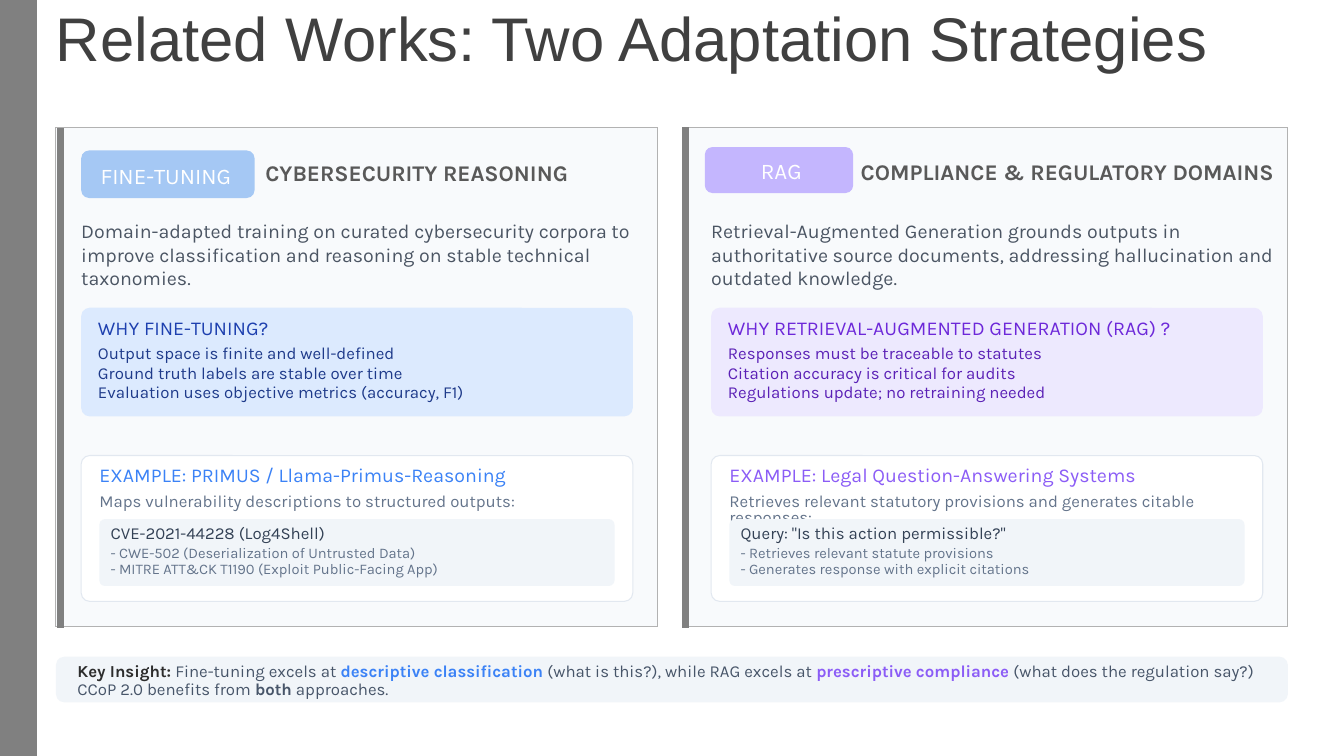
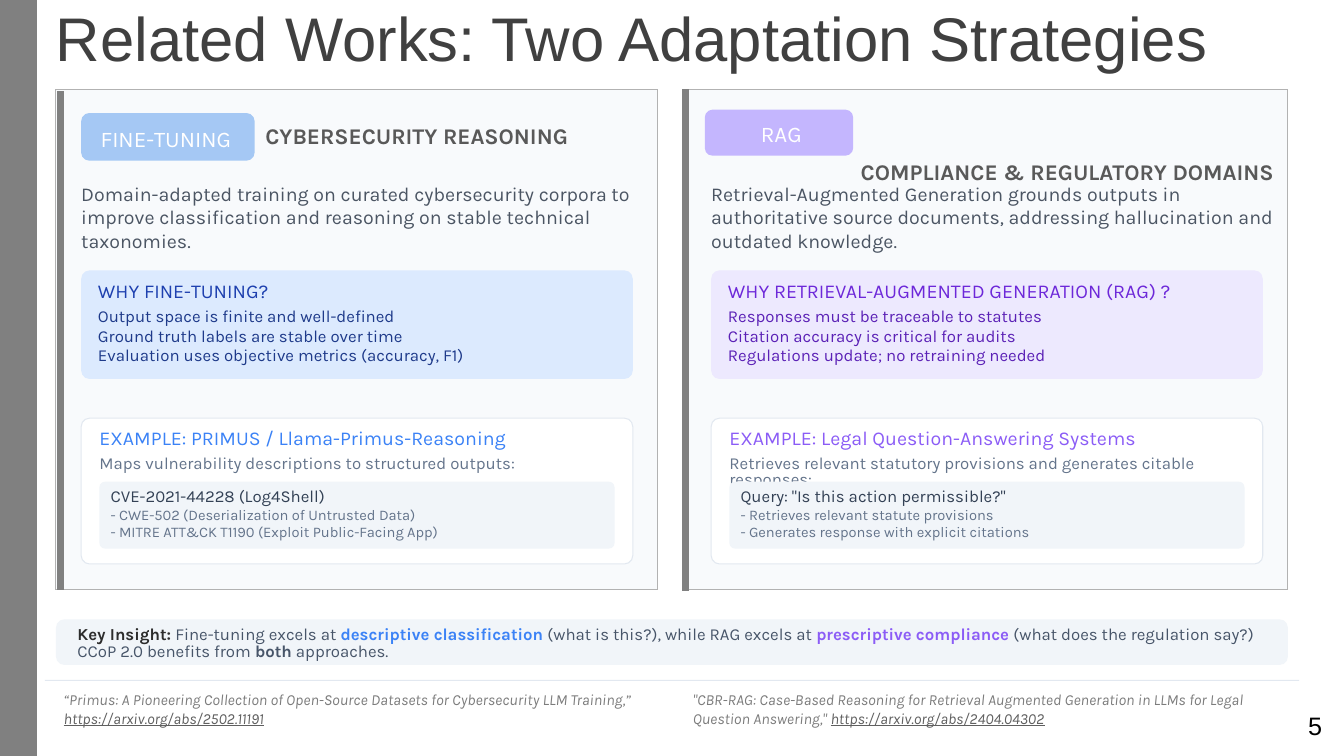
Before and after one commit to sagerstack/primus-ccop-fine-tuning, a slide deck: slide 7 of report/term1-end/MDAIE-AETher-FineTuning-LLM-CCoP-Sagar-1010736-20251219.pptx. Drawn at 1344x756 pixels with LibreOffice and Linux fonts; fonts in the diff are those of the drawing. Boxes give left, top, right and bottom in pixels: in the first picture for what was removed or moved away, otherwise in the second. Text is boxed around its words. In the diff, an @@ line names an element or a change of style, - is before the commit and + after.

```diff
--- a/report/term1-end/MDAIE-AETher-FineTuning-LLM-CCoP-Sagar-1010736-20251219.pptx
+++ b/report/term1-end/MDAIE-AETher-FineTuning-LLM-CCoP-Sagar-1010736-20251219.pptx
@@ 16 texts, 4 rectangles, 4 rounded rectangles: place and size @@
-16 texts, 4 rectangles, 4 rounded rectangles at (56, 127, 1289, 699)
+16 texts, 4 rectangles, 4 rounded rectangles at (56, 90, 1289, 661)
@@ 8 texts, 5 rounded rectangles: place and size @@
-8 texts, 5 rounded rectangles at (56, 224, 1289, 703)
+8 texts, 5 rounded rectangles at (56, 187, 1289, 664)
@@ line added from (44, 681) to (1300, 681), #E2E8F0 0.75 pt @@
@@ text added at (64, 694, 631, 728), 11 pt, text #7C7C7C, italic @@
+“Primus: A Pioneering Collection of Open-Source Datasets for Cybersecurity LLM Training,” https://arxiv.org/abs/2502.11191
@@ text added at (693, 694, 1243, 728), 11 pt, text #7C7C7C, italic @@
+"CBR-RAG: Case-Based Reasoning for Retrieval Augmented Generation in LLMs for Legal Question Answering," https://arxiv.org/abs/2404.04302
@@ text added at (1308, 717, 1322, 736), 18 pt, text #000000 @@
+5
```
Also in this commit, not shown: 13 other slides changed, 1 slide added, 13 other files.
